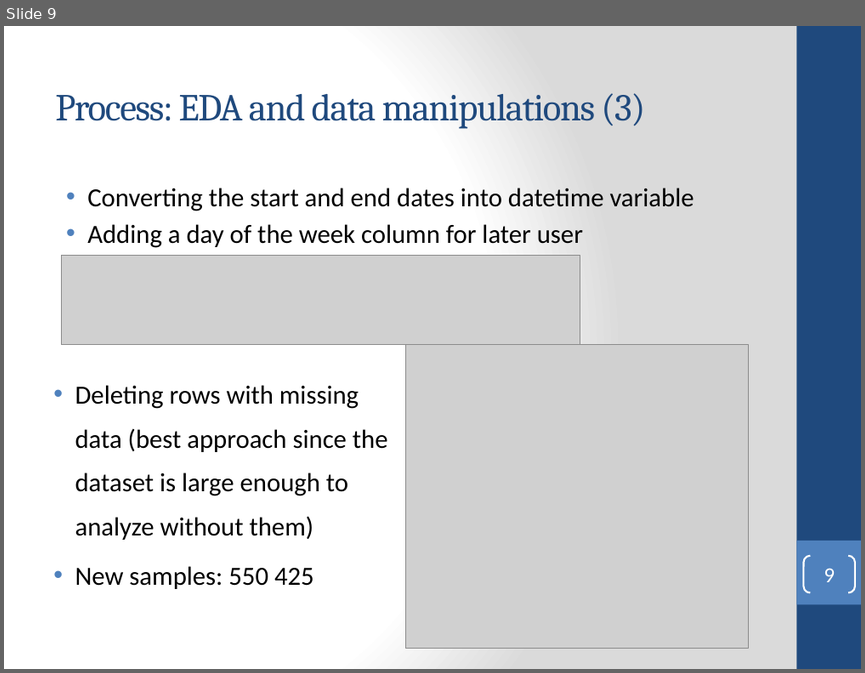
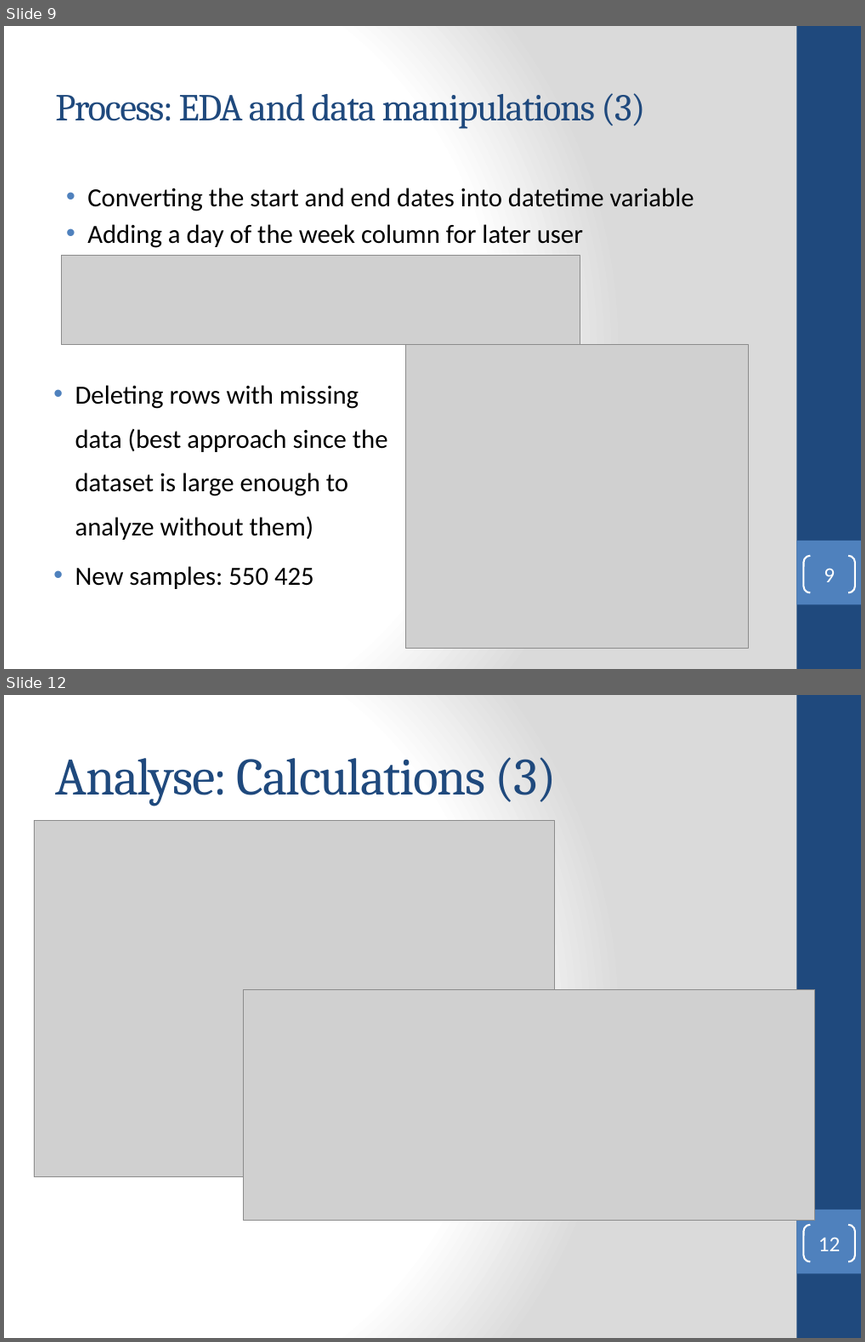
Before and after one commit to dicetvincet/Google-data-analytics-certificate, a slide deck: Google analytics Capstone.pptx. Shown one above the other, each under a label of ours: slide 9 before the commit, slides 9 and 12 after it; the slides between them are not shown. The pictures are 865x673 and 865x1342 pixels, drawn with LibreOffice and Linux fonts; fonts in the diff are those of the drawing; grey boxes stand for pictures. Boxes give left, top, right and bottom in pixels: in the first picture for what was removed or moved away, otherwise in the second. Text is boxed around its words. In the diff, an @@ line names an element or a change of style, - is before the commit and + after.

```diff
--- a/Google analytics Capstone.pptx
+++ b/Google analytics Capstone.pptx
@@ slide 12 added at bbox=[4, 695, 861, 1338], background gradient #FFFFFF to #DADADA; not listed: 2 template elements that a slide beside it also shows @@
@@ title added at bbox=[55, 757, 556, 806], 44 pt, text #1F497D @@
+Analyse: Calculations (3)
@@ picture added at bbox=[34, 821, 554, 1176] @@
@@ picture added at bbox=[244, 990, 816, 1220] @@
@@ page number added at bbox=[803, 1225, 855, 1261], outline #FFFFFF 1.5 pt, 18 pt, text #FFFFFF @@
+12
```
Also in this commit, not shown: 5 slides changed, 6 other slides added, 1 other file.
